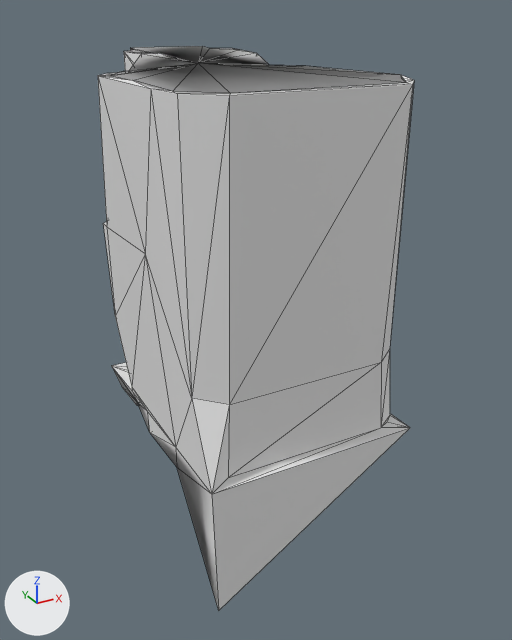
Before and after pictures for a commit that changed the OBJ model src/main/resources/assets/kn8/meshes/aoi/shin_right.obj.
Camera for both pictures: a camera (50 mm lens) standing at (-0.185, -0.552, 0.53) and looking at (0.123, 0.009, 0.25). The lights are fixed; the arrows at lower left show +X, +Y and +Z. The first picture is the older version. Mesh edges are drawn as thin lines. Where no turn or scale is listed for an object, it has been applied to the vertices. Vertices at exactly the same position are counted once.

The first picture shows 'shin_right'.
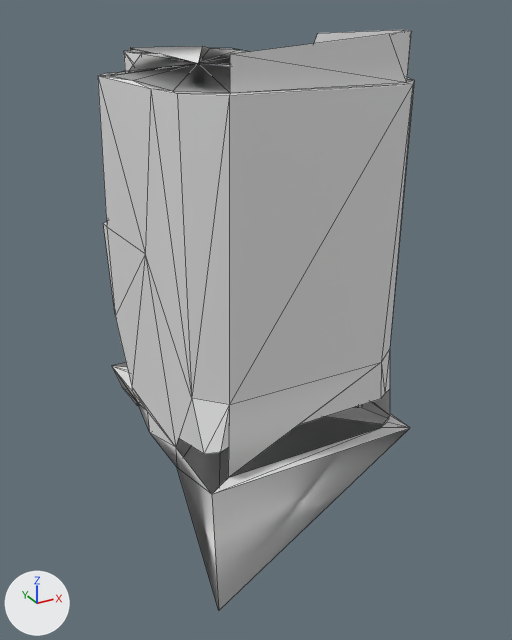
Where the change shows, as pixel boxes [x1, y1, x2, y2] in the pictures (512 x 640 px; the box of a moved part takes in the faces that stretch with it):
'shin_right', reshaped
    before: [98, 46, 414, 611]
    after: [98, 30, 414, 611]
part 1 of me_shin_right, built on
    before: [134, 46, 406, 83]
    after: [134, 30, 412, 93]
part 2 of me_shin_right, moved or reshaped
    before: [176, 349, 390, 494]
    after: [179, 349, 390, 486]

Patch to the scene script:
```diff
--- a/src/main/resources/assets/kn8/meshes/aoi/shin_right.obj.py
+++ b/src/main/resources/assets/kn8/meshes/aoi/shin_right.obj.py
@@ me_shin_right @@
 # used by ob_shin_right; location = (0.0, 0.0, 0.0)
-me_shin_right.from_pydata(...)  # 174 vertices, 344 faces; spans x 0.007..0.218, y -0.122..0.181, z 0.043..0.494
+me_shin_right.from_pydata(...)  # 188 vertices, 354 faces; spans x 0.007..0.218, y -0.122..0.181, z 0.043..0.515
+# me_shin_right part 1
+# 2 faces are deleted
+# 6 vertices are added at (0.208, 0.044, 0.509), (0.208, -0.08, 0.515), (0.191, -0.108, 0.515), (0.187, -0.113, 0.515), (0.167, -0.113, 0.513), (0.037, -0.113, 0.503)
+# 10 new faces join them
+# me_shin_right part 2
+# 9 faces are deleted
+# 8 vertices are added at x 0.011..0.212, y -0.116..-0.054, z 0.185..0.203
+# 11 new faces join them
```
